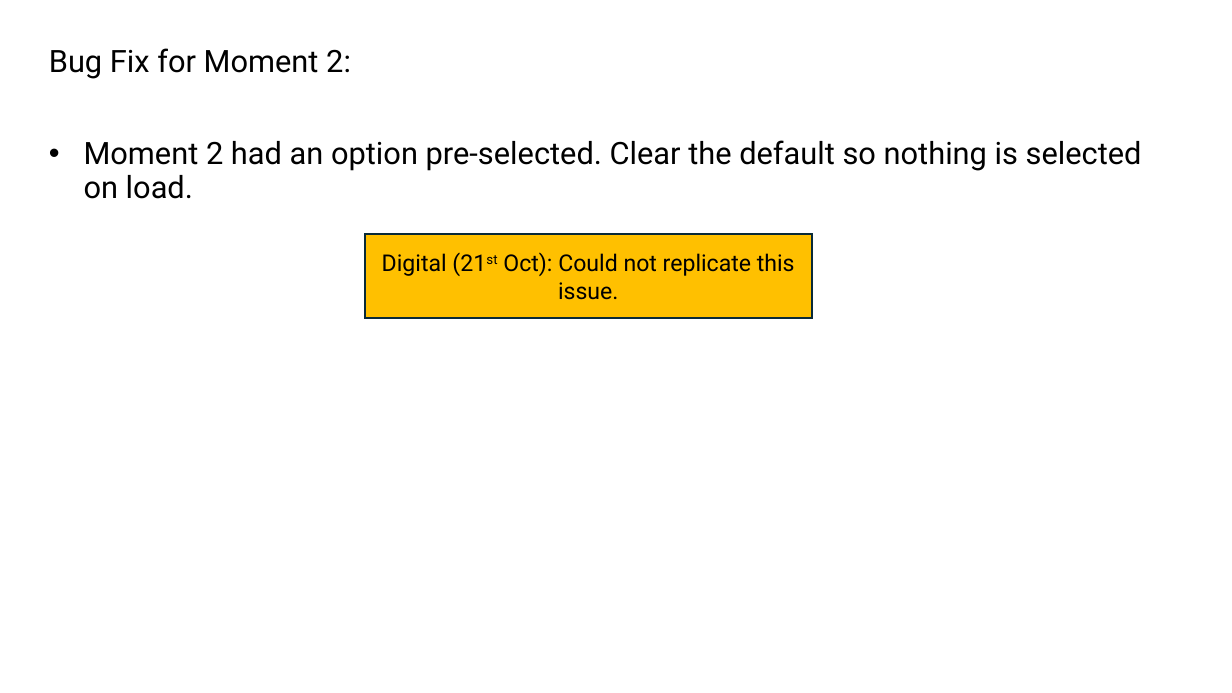
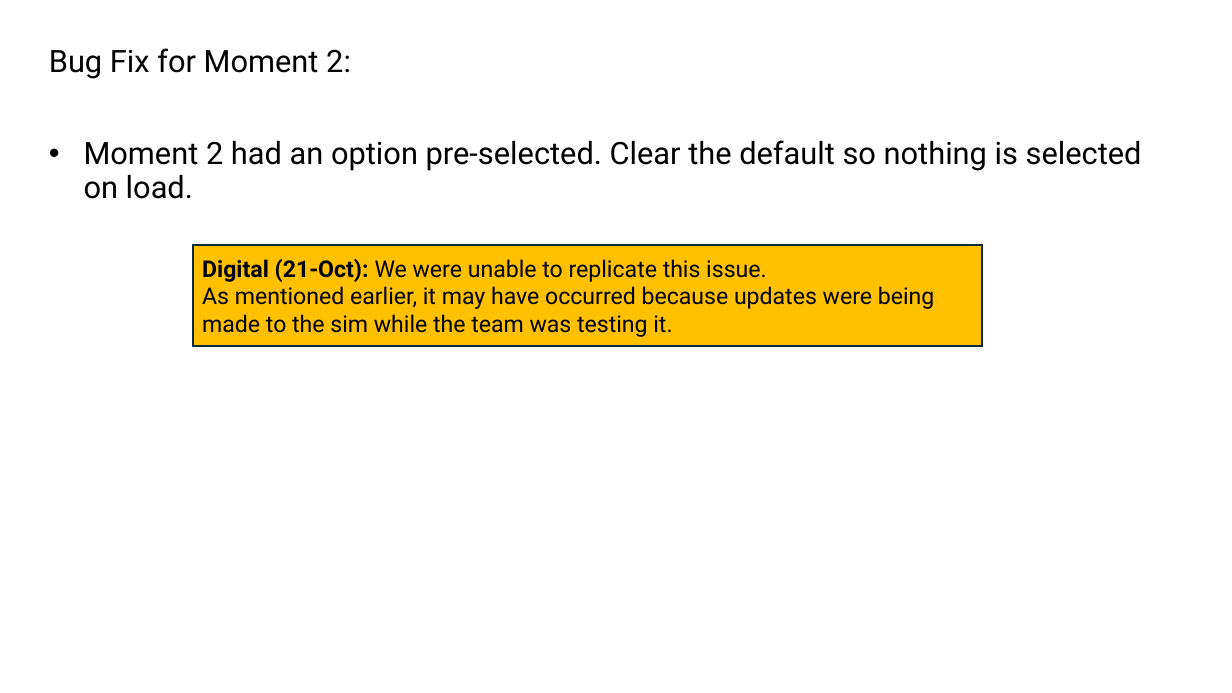
Before and after one commit to BTS-USA/BTS_BD_Marketing_MBS, a slide deck: slide 7 of _dev/Feedback/Consultant/19-Oct/10_19_2026_Update_For_Digital_Simulation.pptx. Drawn at 1232x693 pixels with LibreOffice and Linux fonts; fonts in the diff are those of the drawing. Boxes give left, top, right and bottom in pixels: in the first picture for what was removed or moved away, otherwise in the second. Text is boxed around its words. In the diff, an @@ line names an element or a change of style, - is before the commit and + after.

```diff
--- a/_dev/Feedback/Consultant/19-Oct/10_19_2026_Update_For_Digital_Simulation.pptx
+++ b/_dev/Feedback/Consultant/19-Oct/10_19_2026_Update_For_Digital_Simulation.pptx
@@ rectangle "Digital (21-Oct): We were unable ...": place and size @@
-rectangle "Digital (21-Oct): We were unable ..." at (365,234,812,318)
+rectangle "Digital (21-Oct): We were unable ..." at (193,245,982,347)
@@ text in rectangle at (202,259,935,337): text changed @@
-Digital (21st Oct): Could not replicate this issue.
+Digital (21-Oct): We were unable to replicate this issue.
+As mentioned earlier, it may have occurred because updates were being made to the sim while the team was testing it.
```
Also in this commit, not shown: 8 other slides changed.
